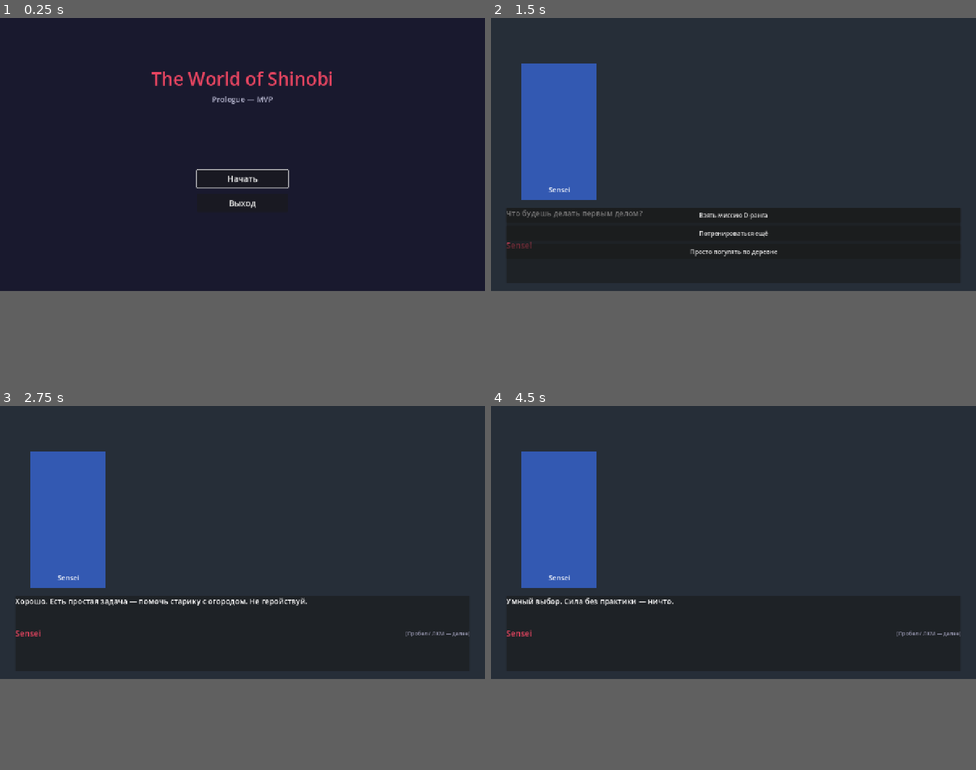
Above: before the commit, frames 1-4 (two rows, left to right).
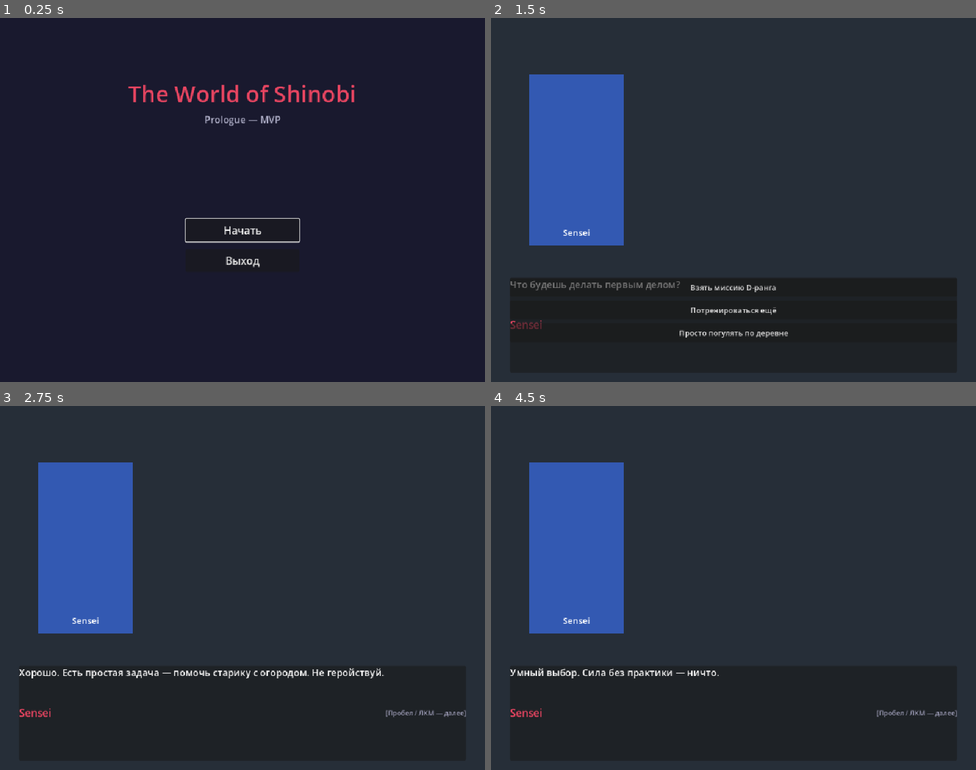
Above: after the commit, the same moments.

Repository: 68erbium/The_world_of_Shinobi
Game: Godot game, scene res://scenes/main_menu.tscn
Two runs of this game, one before a commit and one after it. Both use one fixed random seed, a clock stepped at 60 frames per second and the inputs below.
Inputs (mouse positions are in pixels of both pictures, inside the frame that each line leads up to):
- Up to frame 1 (0.25 s): no input
- Up to frame 2 (1.5 s): click "Начать" at 0.5 s; tap Enter at 1.25, 1.35 s; move the mouse to (840, 141) at 1.27 s; click (840, 141) at 1.42 s
- Up to frame 3 (2.75 s): tap Space at 1.52 s; click "Взять миссию D-ранга" at 2 s
- Up to frame 4 (4.5 s): tap Space at 2.75, 3.02 s; move the mouse to (636, 555) at 2.77 s; tap Enter at 2.85, 3.5, 3.6 s; click (636, 555) at 2.92 s; move the mouse to (782, 482) at 3.52 s; click (782, 482) at 3.67 s; click "Потренироваться ещё" at 4.25 s
In our replay, the window is 800x450 before the commit and 800x600 after it. These sizes can differ from the game's own. Grey fills any space a smaller window leaves; there, only what the larger window draws over its background counts as a difference.

The runs differ from the first frame. In frame 1, 2.5% of the frame differs, in the area x 26-74%, y 14-69%; in frame 2, 21%, in the area x 0-100%, y 12-100%; in frame 3, 6.8%; in frame 4, 6.3%.

Commit message:
Set fixed resolution to 1024x768

Diff:
--- a/project.godot
+++ b/project.godot
@@ -18,10 +18,11 @@
 
 [display]
 
-window/size/viewport_width=1280
-window/size/viewport_height=720
+window/size/viewport_width=1024
+window/size/viewport_height=768
+window/size/mode=2
 window/stretch/mode="canvas_items"
-window/stretch/aspect="expand"
+window/stretch/aspect="keep"
 
 [rendering]
 
